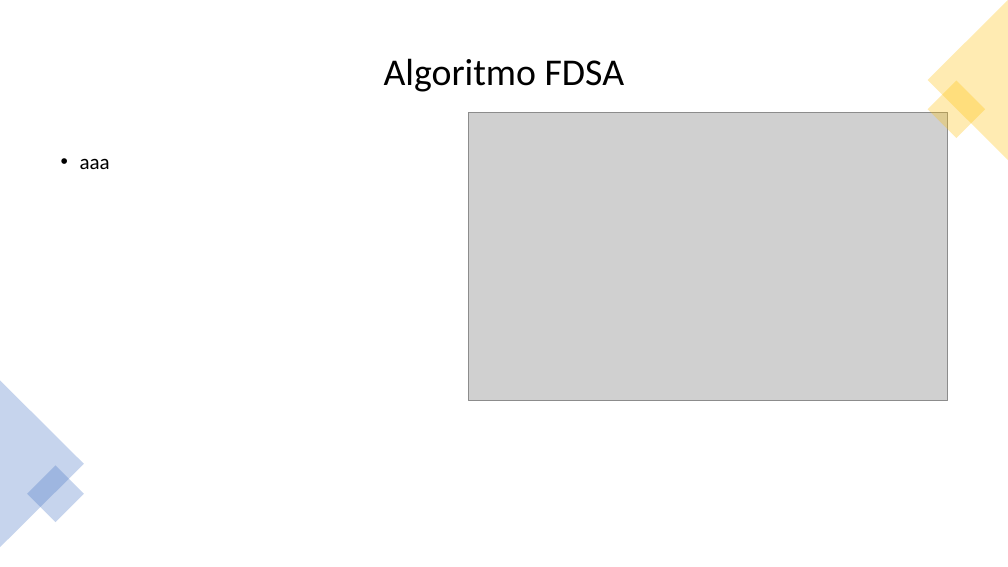
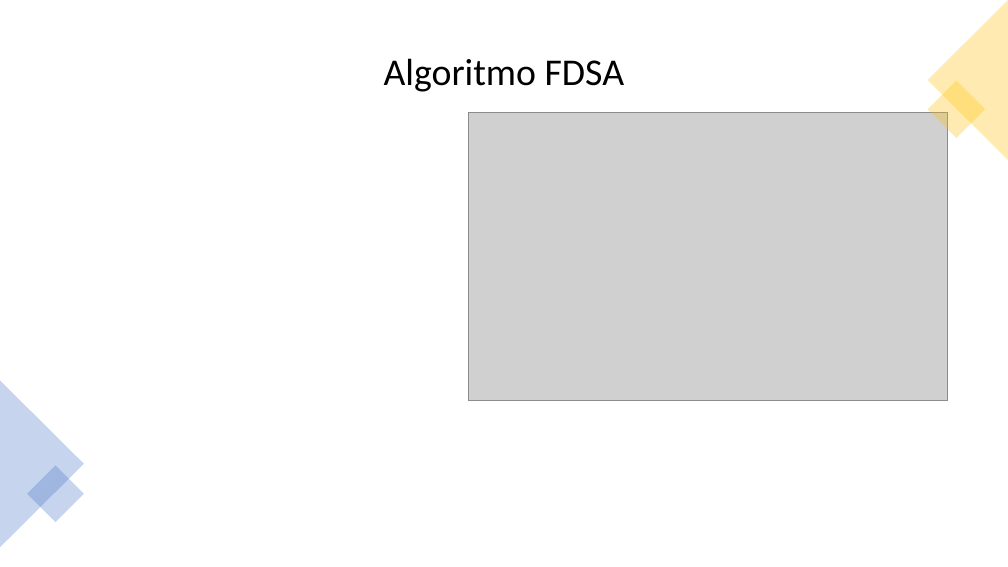
Before and after one commit to af20/mds_decision_making, a slide deck: slide 10 of R/Decision Making slides.pptx. Drawn at 1008x567 pixels with LibreOffice and Linux fonts; fonts in the diff are those of the drawing; grey boxes stand for pictures. Boxes give left, top, right and bottom in pixels: in the first picture for what was removed or moved away, otherwise in the second. Text is boxed around its words. In the diff, an @@ line names an element or a change of style, - is before the commit and + after.

```diff
--- a/R/Decision Making slides.pptx
+++ b/R/Decision Making slides.pptx
@@ text removed at bbox=[80, 158, 110, 169] @@
-• aaa
```
Also in this commit, not shown: 2 other slides changed.
